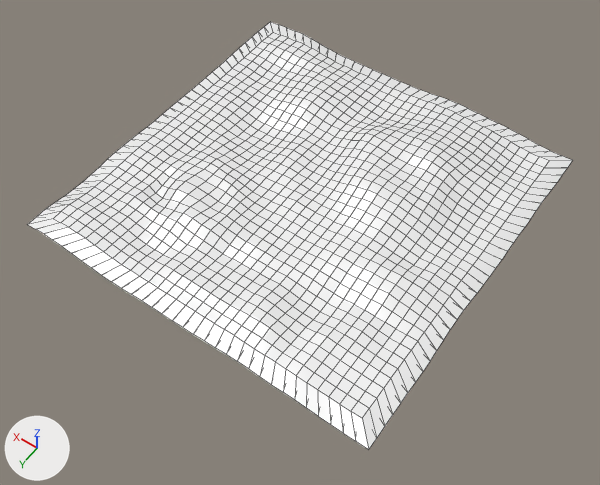
The FBX model Assets/Materials/snow/snow.fbx, before and after one commit.
Rendered twice from a 50 mm camera at (-17.7, 25.7, 37.2) aimed at (-0.7, 1.9, -0.2). Lighting does not change. The marker at lower left points along +X, +Y and +Z. Mesh edges are drawn as thin lines. Where no turn or scale is listed for an object, it has been applied to the vertices.

Names of what the first picture shows: 'snow'.
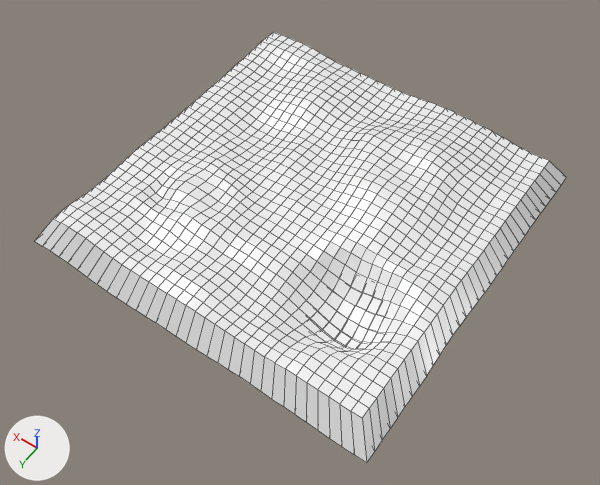
Location of each change, [x1, y1, x2, y2] in pixels of the pictures (600 x 485 px; the box of a moved part takes in the faces that stretch with it):
'snow', reshaped: before [27, 22, 573, 450]; after [34, 32, 566, 463]
part 1 of me_plane_003, moved or reshaped: before [27, 22, 573, 450]; after [34, 161, 566, 463]
part 2 of me_plane_003, shading changed: [53, 32, 549, 418] in both

Edits to the bpy script that builds the scene:
```text
Change me_plane_003:
    used by ob_snow; location = (0.0, 0.0, 2.08)
    remove me_plane_003.from_pydata(...)  # 2178 vertices, 2176 faces; spans x -11.0..11.0, y -11.1..11.0, z -0.8..1.0
    add me_plane_003.from_pydata(...)  # 2178 vertices, 2176 faces; spans x -11.0..11.0, y -11.1..11.0, z -2.5..1.0
    me_plane_003 part 1: 446 of 2178 vertices moved; they spanned x -11.0..11.0, y -11.1..11.0, z -0.5..0.6 and now span x -11.0..11.0, y -11.1..11.0, z -2.5..0.5; mean shift (0.0, -0.1, -0.9); largest move (-5.6, 4.4, 0.1) -> (-5.6, 3.7, -2.3)
    me_plane_003 part 2: edges marked sharp go from 4133 to 4134
```
